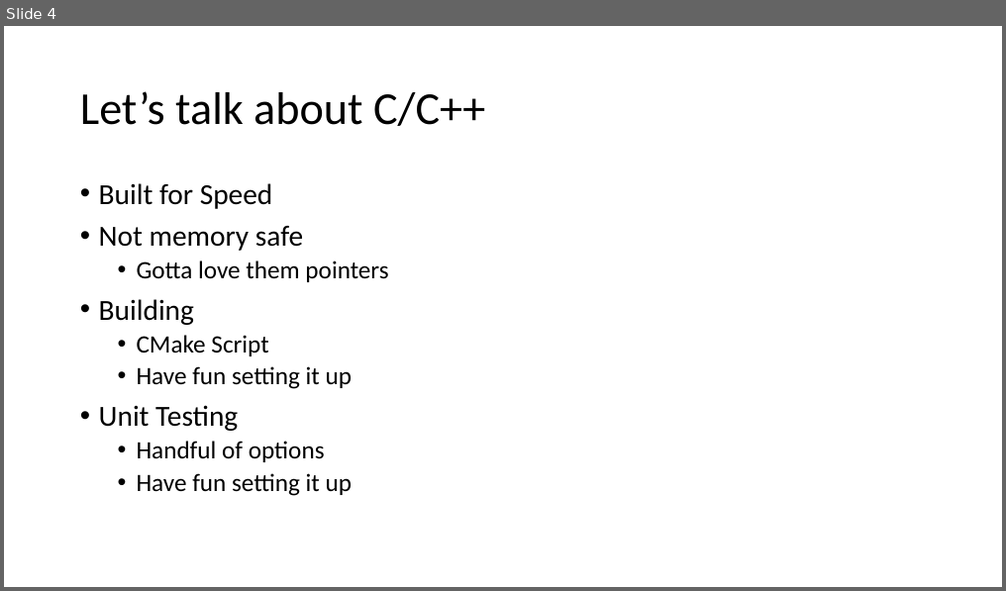
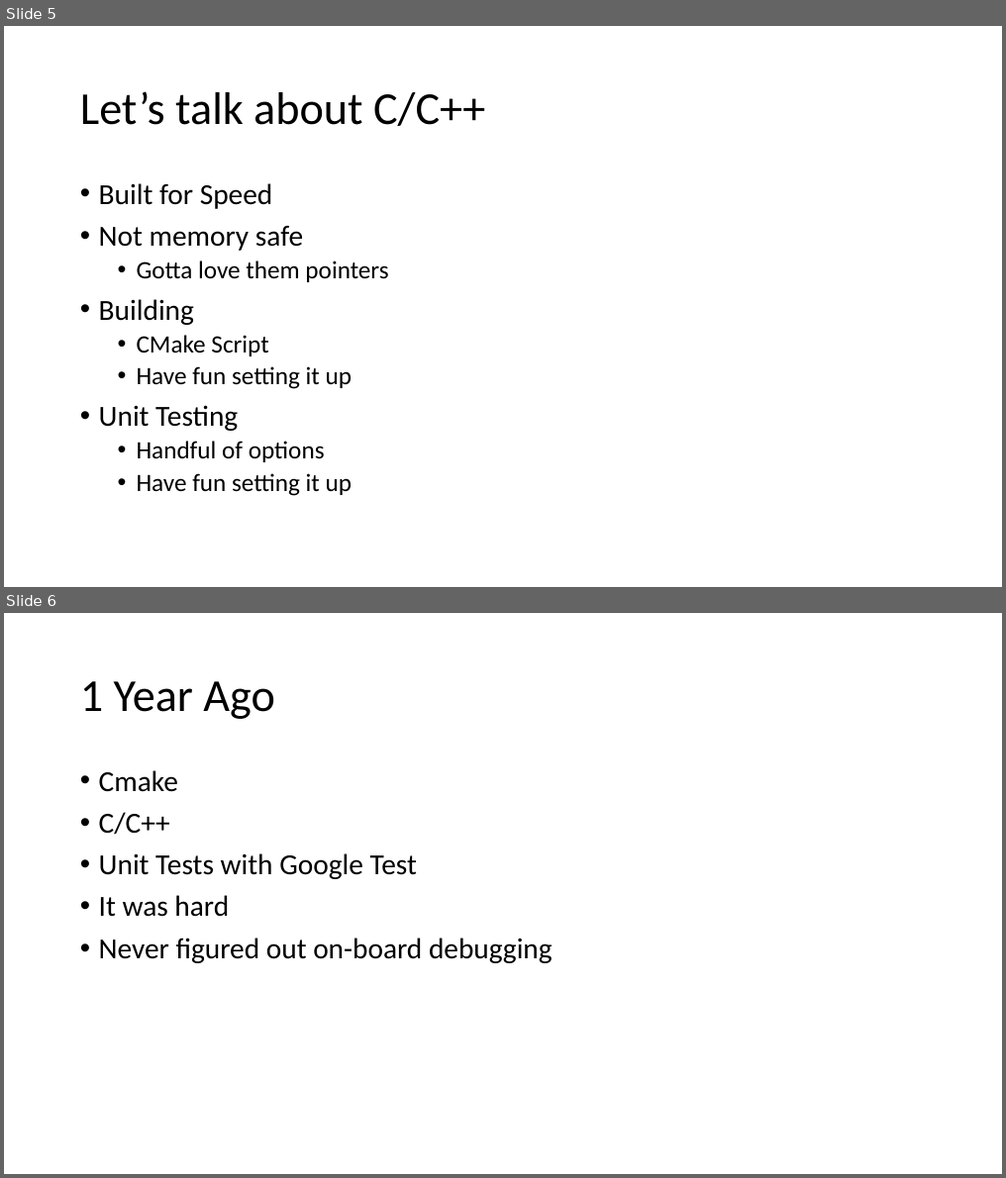
Before and after one commit to ProgrammerAL/Presentations-2019, a slide deck: 09-04 - Making the Case for Rust/Making the Case for Rust.pptx. Shown one above the other, each under a label of ours: slide 4 before the commit, slides 5 and 6 after it. The pictures are 1006x591 and 1006x1178 pixels, drawn with LibreOffice and Linux fonts; fonts in the diff are those of the drawing. Boxes give left, top, right and bottom in pixels: in the first picture for what was removed or moved away, otherwise in the second. Text is boxed around its words. In the diff, an @@ line names an element or a change of style, - is before the commit and + after.

```diff
--- a/09-04 - Making the Case for Rust/Making the Case for Rust.pptx
+++ b/09-04 - Making the Case for Rust/Making the Case for Rust.pptx
@@ slide 6 added at bbox=[4, 613, 1002, 1174], background #FFFFFF @@
@@ title added at bbox=[80, 681, 274, 719], 44 pt, text #000000 @@
+1 Year Ago
@@ text added at bbox=[99, 770, 552, 963], 28 pt, text #000000 @@
+• Cmake
+• C/C++
+• Unit Tests with Google Test
+• It was hard
+• Never figured out on-board debugging
@@ what was slide 4 is now slide 5 @@
```
Also in this commit, not shown: 1 slide changed, 3 other slides added, 2 slides removed.
